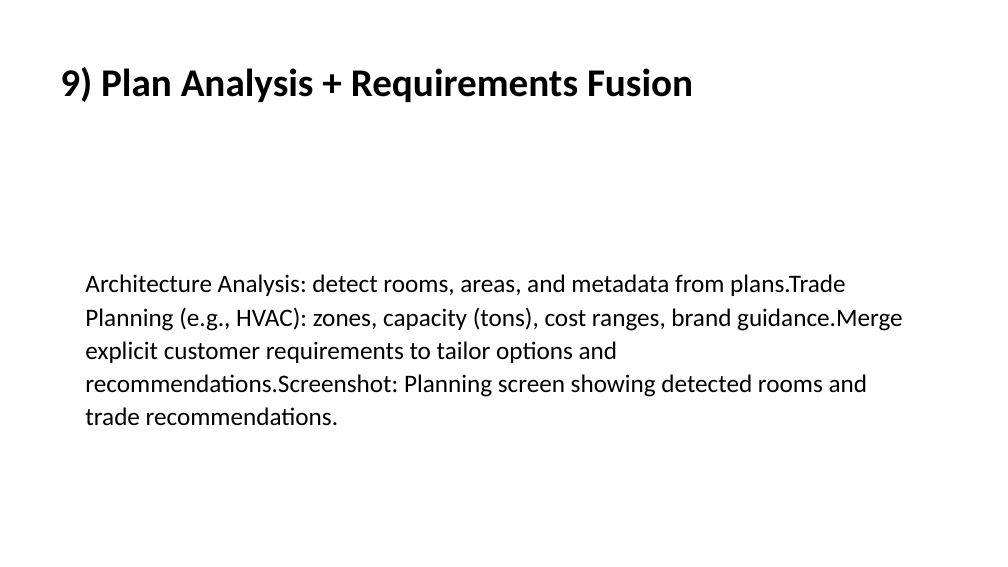
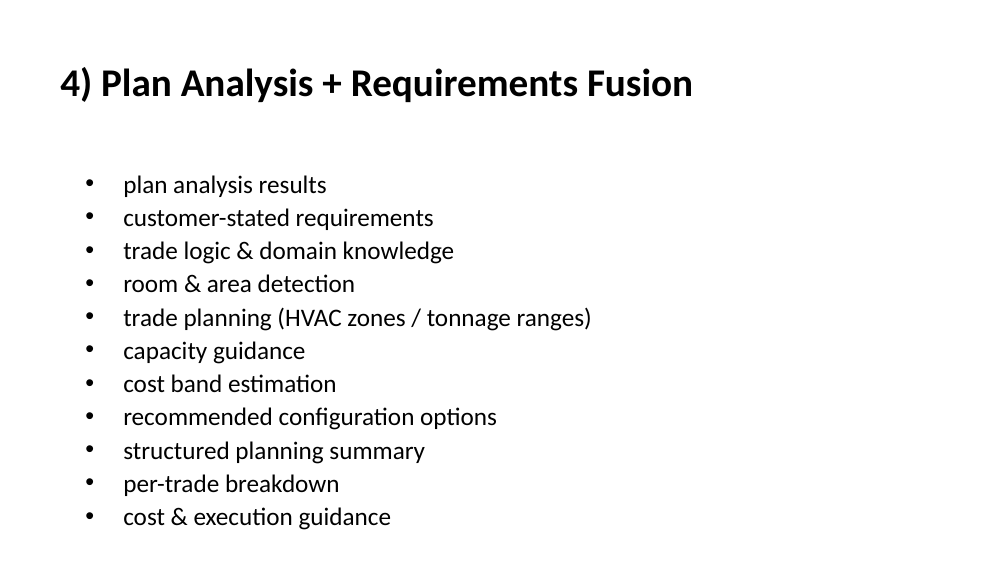
Before and after one commit to IndrasenaV/buildwise, a slide deck: slide 5 of docs/ai-capability-buildwise-showcase.pptx (slide 9 before the commit). Drawn at 1008x567 pixels with LibreOffice and Linux fonts; fonts in the diff are those of the drawing. Boxes give left, top, right and bottom in pixels: in the first picture for what was removed or moved away, otherwise in the second. Text is boxed around its words. In the diff, an @@ line names an element or a change of style, - is before the commit and + after.

```diff
--- a/docs/ai-capability-buildwise-showcase.pptx
+++ b/docs/ai-capability-buildwise-showcase.pptx
@@ text at (60, 67, 693, 102): text changed @@
-9) Plan Analysis + Requirements Fusion
+4) Plan Analysis + Requirements Fusion
@@ text at (123, 175, 592, 530): text changed @@
-• Architecture Analysis: detect rooms, areas, and metadata from plans.Trade Planning (e.g., HVAC): zones, capacity (tons), cost ranges, brand guidance.Merge explicit customer requirements to tailor options and recommendations.Screenshot: Planning screen showing detected rooms and trade recommendations.
+• plan analysis results
+• customer-stated requirements
+• trade logic & domain knowledge
+• room & area detection
+• trade planning (HVAC zones / tonnage ranges)
+• capacity guidance
+• cost band estimation
+• recommended configuration options
+• structured planning summary
+• per-trade breakdown
+• cost & execution guidance
```
Also in this commit, not shown: 2 other slides changed, 8 slides added, 12 slides removed, 3 other files.
